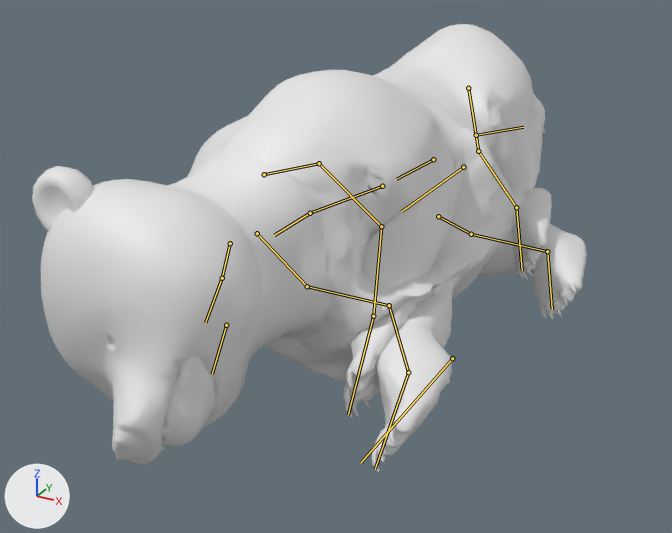
Two versions of the glTF model 42/media/models_X/Skinned/NCBearCub.glb, one commit apart.
One viewpoint serves both versions: a camera (50 mm lens) standing at (0.444, -1.176, 0.698) and looking at (-0.149, -0.098, 0.16). Lighting does not change. The marker at lower left points along +X, +Y and +Z. The picture after the commit comes second. Both versions are drawn at frame 37 of the action 'DeerStag_Death'; the numbers are the values there. The bones that change, and the others that lie on the model, are drawn over the model as lines.

Objects in the first picture: 'NCBearCub'.
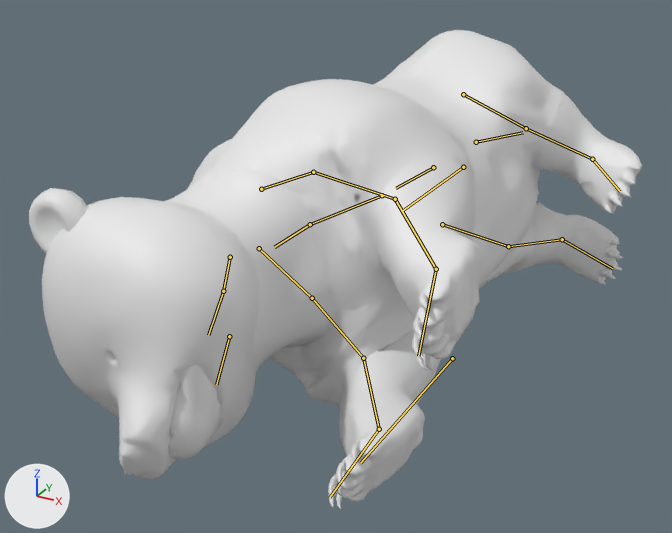
Where the change shows, as pixel boxes (x1, y1, x2, y2) in the pictures (672 x 533 px):
'NCBearCub', posed (10% wider, 7% taller)
    before: (32, 24, 587, 472)
    after: (29, 30, 642, 509)
bone 'Bip01_Pelvis', root to tip
    before: (433, 159) to (396, 179)
    after: (433, 167) to (396, 188)
bone 'Bip01_L_Thigh', root to tip
    before: (468, 88) to (478, 151)
    after: (463, 94) to (526, 128)
bone 'Bip01_L_Calf', root to tip
    before: (478, 151) to (516, 207)
    after: (526, 128) to (592, 159)
bone 'Bip01_L_Foot', root to tip
    before: (516, 207) to (522, 270)
    after: (592, 159) to (620, 191)
bone 'Bip01_R_Thigh', root to tip
    before: (438, 216) to (471, 234)
    after: (442, 224) to (508, 246)
bone 'Bip01_R_Calf', root to tip
    before: (471, 234) to (547, 251)
    after: (508, 246) to (562, 239)
bone 'Bip01_R_Foot', root to tip
    before: (547, 251) to (552, 309)
    after: (562, 239) to (612, 268)
bone 'Bip01_Spine1', root to tip
    before: (310, 213) to (274, 235)
    after: (310, 224) to (274, 247)
bone 'Bip01_L_UpperArm', root to tip
    before: (319, 163) to (381, 226)
    after: (313, 172) to (395, 199)
bone 'Bip01_L_Forearm', root to tip
    before: (381, 226) to (373, 316)
    after: (395, 199) to (436, 269)
bone 'Bip01_L_Hand', root to tip
    before: (373, 316) to (348, 415)
    after: (436, 269) to (418, 356)
bone 'Bip01_R_UpperArm', root to tip
    before: (307, 286) to (389, 305)
    after: (312, 298) to (363, 358)
bone 'Bip01_R_Forearm', root to tip
    before: (389, 305) to (408, 372)
    after: (363, 358) to (379, 429)
bone 'Bip01_R_Hand', root to tip
    before: (408, 372) to (375, 469)
    after: (379, 429) to (330, 497)

Diff of the bpy script that builds the scene:
```diff
--- a/42/media/models_X/Skinned/NCBearCub.glb.py
+++ b/42/media/models_X/Skinned/NCBearCub.glb.py
@@ bone_bip01_pelvis @@
 bone_bip01_pelvis = bpy.data.objects['Rig'].pose.bones['Bip01_Pelvis']  # child of 'Bip01'
-bone_bip01_pelvis.location = (-0.13, -0.006, 0.064)
-bone_bip01_pelvis.rotation_quaternion = (0.767, 0.011, 0.64, 0.049)  # degrees (24, 79, 27)
+bone_bip01_pelvis.location = (-0.13, -0.007, 0.077)
+bone_bip01_pelvis.rotation_quaternion = (0.744, 0.012, 0.666, 0.051)  # degrees (37, 82, 41)
@@ bone_bip01_l_thigh @@
 bone_bip01_l_thigh = bpy.data.objects['Rig'].pose.bones['Bip01_L_Thigh']  # child of 'Bip01_Pelvis'
-bone_bip01_l_thigh.rotation_quaternion = (0.894, -0.161, -0.212, 0.359)  # degrees (-27, -15, 47)
+bone_bip01_l_thigh.rotation_quaternion = (0.98, 0.117, -0.104, 0.124)  # degrees (12, -13, 13)
@@ bone_bip01_l_calf @@
 bone_bip01_l_calf = bpy.data.objects['Rig'].pose.bones['Bip01_L_Calf']  # child of 'Bip01_L_Thigh'
-bone_bip01_l_calf.rotation_quaternion = (0.978, 0.208, 0.0, 0.015)  # degrees (24, 0, 2)
+bone_bip01_l_calf.rotation_quaternion = (1.0, 0.002, 0.0, 0.0)  # degrees (0, 0, 0)
@@ bone_bip01_l_foot @@
 bone_bip01_l_foot = bpy.data.objects['Rig'].pose.bones['Bip01_L_Foot']  # child of 'Bip01_L_Calf'
-bone_bip01_l_foot.rotation_quaternion = (0.917, 0.203, 0.343, -0.022)  # degrees (28, 40, 7)
+bone_bip01_l_foot.rotation_quaternion = (0.998, 0.059, -0.007, -0.014)  # degrees (7, -1, -2)
@@ bone_bip01_r_thigh @@
 bone_bip01_r_thigh = bpy.data.objects['Rig'].pose.bones['Bip01_R_Thigh']  # child of 'Bip01_Pelvis'
-bone_bip01_r_thigh.rotation_quaternion = (0.959, -0.219, -0.155, -0.089)  # degrees (-25, -20, -6)
+bone_bip01_r_thigh.rotation_quaternion = (0.945, 0.319, -0.056, 0.033)  # degrees (37, -7, 2)
@@ bone_bip01_r_calf @@
 bone_bip01_r_calf = bpy.data.objects['Rig'].pose.bones['Bip01_R_Calf']  # child of 'Bip01_R_Thigh'
-bone_bip01_r_calf.rotation_quaternion = (0.961, 0.276, 0.0, -0.02)  # degrees (32, 1, -2)
+bone_bip01_r_calf.rotation_quaternion = (1.0, 0.002, 0.0, 0.0)  # degrees (0, 0, 0)
@@ bone_bip01_r_foot @@
 bone_bip01_r_foot = bpy.data.objects['Rig'].pose.bones['Bip01_R_Foot']  # child of 'Bip01_R_Calf'
-bone_bip01_r_foot.rotation_quaternion = (0.917, 0.008, -0.099, 0.386)  # degrees (-4, -11, 46)
+bone_bip01_r_foot.rotation_quaternion = (0.996, 0.084, 0.013, 0.018)  # degrees (10, 1, 2)
@@ bone_bip01_spine1 @@
 bone_bip01_spine1 = bpy.data.objects['Rig'].pose.bones['Bip01_Spine1']  # child of 'Bip01_Spine'
-bone_bip01_spine1.rotation_quaternion = (0.999, 0.021, -0.017, -0.031)  # degrees (2, -2, -4)
+bone_bip01_spine1.rotation_quaternion = (0.999, 0.023, -0.008, -0.029)  # degrees (3, -1, -3)
@@ bone_bip01_l_upperarm @@
 bone_bip01_l_upperarm = bpy.data.objects['Rig'].pose.bones['Bip01_L_UpperArm']  # child of 'Bip01_L_Clavicle'
-bone_bip01_l_upperarm.rotation_quaternion = (0.893, 0.194, 0.054, 0.403)  # degrees (23, -3, 48)
+bone_bip01_l_upperarm.rotation_quaternion = (0.99, -0.063, 0.124, -0.013)  # degrees (-8, 14, -2)
@@ bone_bip01_l_forearm @@
 bone_bip01_l_forearm = bpy.data.objects['Rig'].pose.bones['Bip01_L_Forearm']  # child of 'Bip01_L_UpperArm'
-bone_bip01_l_forearm.rotation_quaternion = (0.924, -0.375, 0.0, 0.078)  # degrees (-44, 3, 8)
+bone_bip01_l_forearm.rotation_quaternion = (0.997, -0.075, 0.0, 0.015)  # degrees (-9, 0, 2)
@@ bone_bip01_l_hand @@
 bone_bip01_l_hand = bpy.data.objects['Rig'].pose.bones['Bip01_L_Hand']  # child of 'Bip01_L_Forearm'
-bone_bip01_l_hand.rotation_quaternion = (0.767, 0.438, 0.424, 0.202)  # degrees (73, 28, 51)
+bone_bip01_l_hand.rotation_quaternion = (0.976, 0.197, 0.021, -0.087)  # degrees (22, 4, -9)
@@ bone_bip01_r_upperarm @@
 bone_bip01_r_upperarm = bpy.data.objects['Rig'].pose.bones['Bip01_R_UpperArm']  # child of 'Bip01_R_Clavicle'
-bone_bip01_r_upperarm.rotation_quaternion = (0.972, -0.08, 0.179, -0.133)  # degrees (-12, 19, -18)
+bone_bip01_r_upperarm.rotation_quaternion = (0.941, -0.325, 0.041, 0.086)  # degrees (-38, 8, 8)
@@ bone_bip01_r_forearm @@
 bone_bip01_r_forearm = bpy.data.objects['Rig'].pose.bones['Bip01_R_Forearm']  # child of 'Bip01_R_UpperArm'
-bone_bip01_r_forearm.rotation_quaternion = (0.971, -0.236, 0.0, -0.049)  # degrees (-27, -1, -5)
+bone_bip01_r_forearm.rotation_quaternion = (1.0, -0.005, 0.0, -0.001)  # degrees (-1, 0, 0)
@@ bone_bip01_r_hand @@
 bone_bip01_r_hand = bpy.data.objects['Rig'].pose.bones['Bip01_R_Hand']  # child of 'Bip01_R_Forearm'
-bone_bip01_r_hand.rotation_quaternion = (0.941, 0.164, -0.254, 0.154)  # degrees (16, -32, 14)
+bone_bip01_r_hand.rotation_quaternion = (0.985, 0.158, -0.015, 0.07)  # degrees (18, -3, 8)
```
